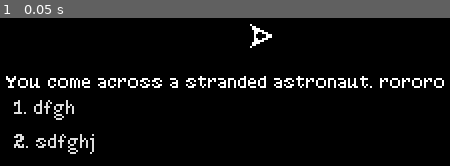
Above: before the commit, frame 1.
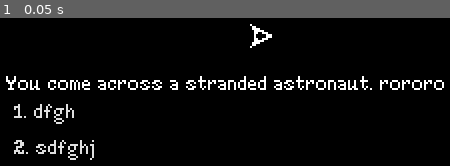
Above: after the commit, the same moment.

Repository: TalesOfXanthar/GMTK26
Game: Godot game, scene res://scenes/scene_manager.tscn
The game is run twice, just before and just after one commit, with the same random seed, the same clock (stepped at 60 frames per second) and the same inputs.
Inputs:
- Up to frame 1 (0.05 s): no input

The runs differ from the first frame. In frame 1, 4.4% of the frame differs, in the area x 1-99%, y 40-96%.

Commit message:
k now font's fized
fixed that

Diff:
--- a/g-mtk-26/visual assets/theme_assets/half_serif_spaced.tres
+++ b/g-mtk-26/visual assets/theme_assets/half_serif_spaced.tres
@@ -1,7 +1,8 @@
 [gd_resource type="FontVariation" format=3 uid="uid://begjtykdigi2s"]
 
-[ext_resource type="FontFile" uid="uid://sldw0wv7wf8g" path="res://visual assets/theme_assets/half_serif_unspaced.ttf" id="1_f6uhg"]
+[ext_resource type="FontFile" uid="uid://sldw0wv7wf8g" path="res://visual assets/theme_assets/half_serif_unspaced.ttf" id="1_6m7ql"]
 
 [resource]
-base_font = ExtResource("1_f6uhg")
+base_font = ExtResource("1_6m7ql")
 spacing_glyph = 1
+spacing_top = 1
